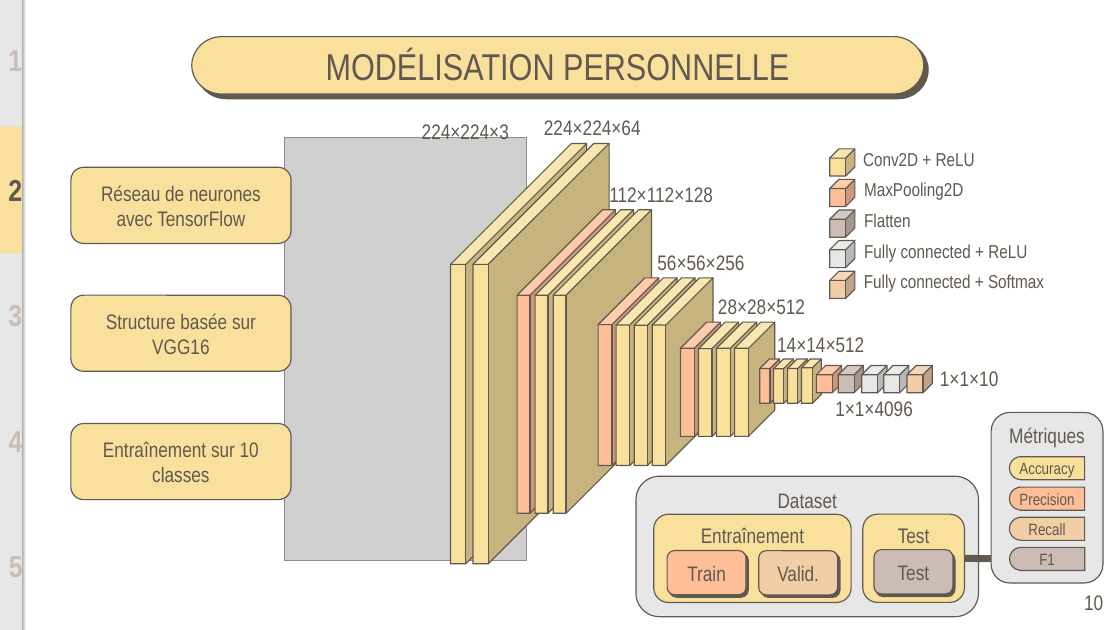
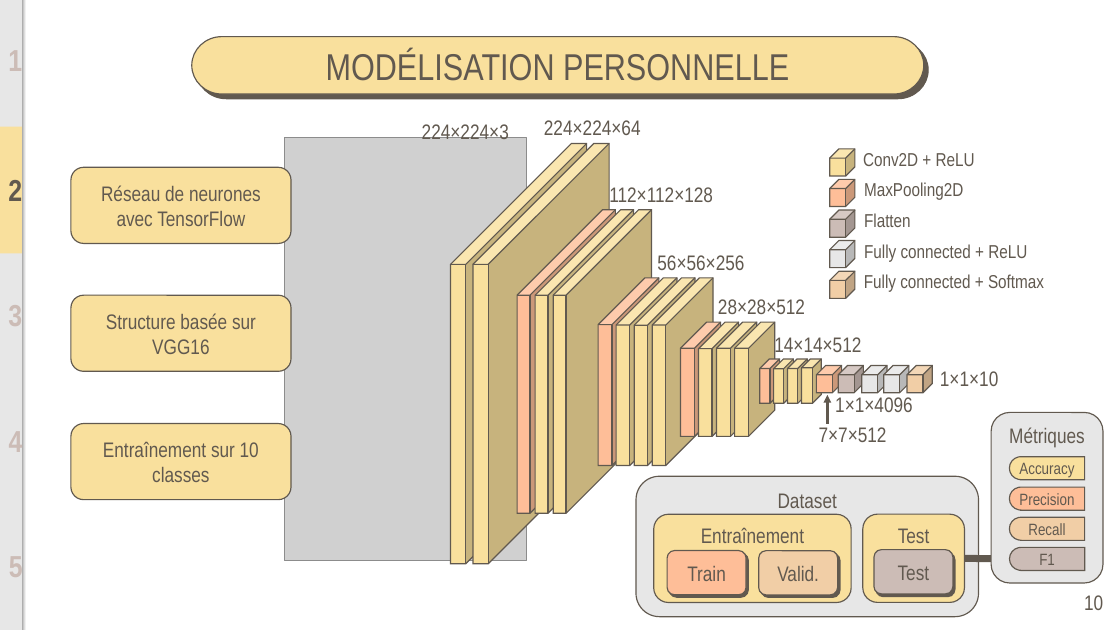
Before and after one commit to BiGHeaDMaX/Identifier-Races-Chiens-avec-TensorFlow, a slide deck: slide 10 of 05 - Présentation.pptx. Drawn at 1120x630 pixels with LibreOffice and Linux fonts; fonts in the diff are those of the drawing; grey boxes stand for pictures. Boxes give left, top, right and bottom in pixels: in the first picture for what was removed or moved away, otherwise in the second. Text is boxed around its words. In the diff, an @@ line names an element or a change of style, - is before the commit and + after.

```diff
--- a/05 - Présentation.pptx
+++ b/05 - Présentation.pptx
@@ text "14×14×512" rewrapped from box(777, 337, 864, 352) to box(774, 335, 861, 357) @@
@@ text "1×1×4096": place and size @@
-text "1×1×4096" at box(835, 401, 913, 416)
+text "1×1×4096" at box(835, 397, 913, 412)
@@ arrow added from (828, 423) to (828, 395), #61594F 2.25 pt @@
@@ text added at box(819, 427, 887, 442), 18 pt, text #61594F @@
+7×7×512
```
Also in this commit, not shown: 3 other slides changed.
